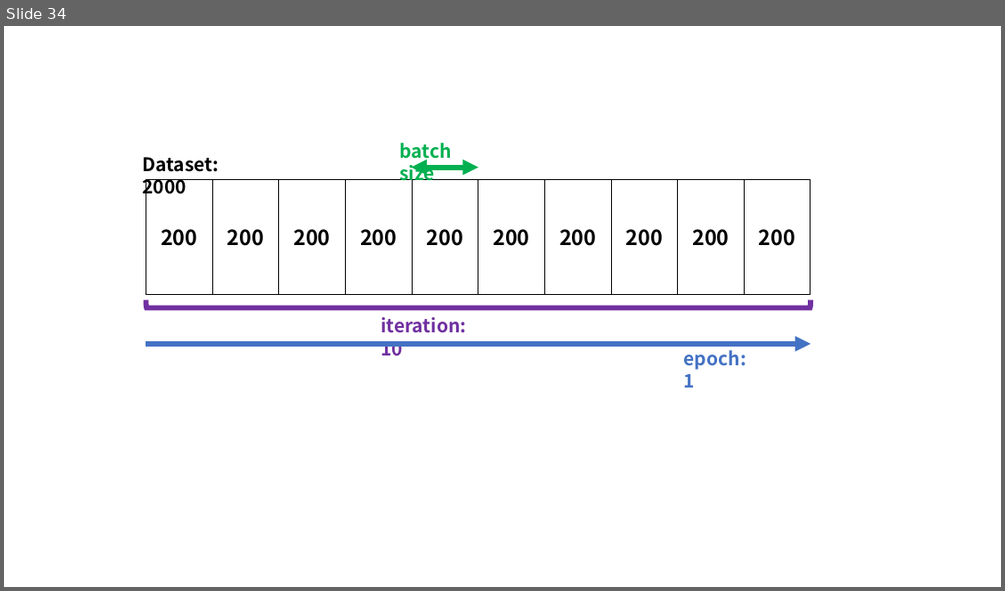
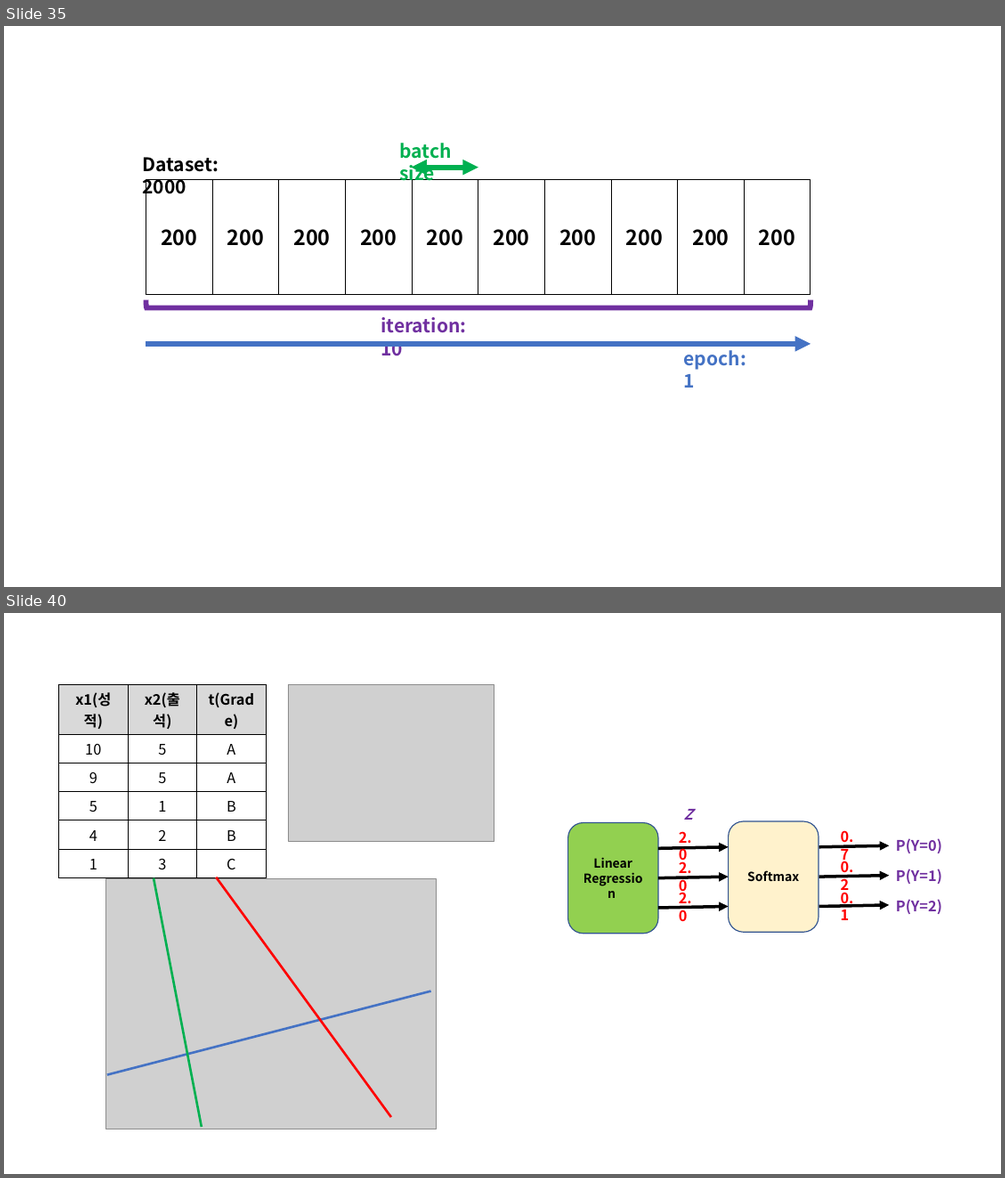
Before and after one commit to doalongwith/Pytorch, a slide deck: Pytorch_Image.pptx. Shown one above the other, each under a label of ours: slide 34 before the commit, slides 35 and 40 after it; the slides between them are not shown. The pictures are 1005x591 and 1005x1178 pixels, drawn with LibreOffice and Linux fonts; fonts in the diff are those of the drawing; grey boxes stand for pictures. Boxes give left, top, right and bottom in pixels: in the first picture for what was removed or moved away, otherwise in the second. Text is boxed around its words. In the diff, an @@ line names an element or a change of style, - is before the commit and + after.

```diff
--- a/Pytorch_Image.pptx
+++ b/Pytorch_Image.pptx
@@ slide 40 added at (4, 613, 1001, 1174), background #FFFFFF @@
@@ table added at (58, 684, 265, 873), 6 rows, 3 columns @@
+x1(성적) | x2(출석) | t(Grade)
+10 | 5 | A
+9 | 5 | A
+5 | 1 | B
+4 | 2 | B
+1 | 3 | C
@@ picture added at (288, 685, 494, 841) @@
@@ rounded rectangle added at (568, 822, 658, 933), fill #92D050, outline #325491 1 pt, 12 pt, text #000000, bold @@
+Linear
+Regression
@@ text added at (684, 809, 693, 819), 14 pt, text #7030A0, bold, italic @@
+Z
@@ rounded rectangle added at (728, 821, 819, 933), fill #FFF2CC, outline #325491 1 pt, 12 pt, text #000000, bold @@
+Softmax
@@ arrow added from (658, 849) to (728, 847), #000000 3 pt @@
@@ text added at (679, 831, 692, 865), 14 pt, text #FF0000, bold @@
+2.0
@@ arrow added from (819, 847) to (890, 845), #000000 3 pt @@
@@ text added at (841, 830, 854, 864), 14 pt, text #FF0000, bold @@
+0.7
@@ text added at (896, 838, 942, 853), 14 pt, text #7030A0, bold @@
+P(Y=0)
@@ picture added at (105, 878, 437, 1128) @@
@@ line added from (154, 877) to (202, 1127), #00B050 2.25 pt @@
@@ line added from (217, 877) to (391, 1117), #FF0000 2.25 pt @@
@@ arrow added from (658, 877) to (728, 877), #000000 3 pt @@
@@ text added at (679, 858, 692, 895), 14 pt, text #FF0000, bold @@
+2.0
@@ arrow added from (819, 877) to (890, 876), #000000 3 pt @@
@@ text added at (841, 858, 854, 895), 14 pt, text #FF0000, bold @@
+0.2
@@ text added at (896, 868, 942, 884), 14 pt, text #7030A0, bold @@
+P(Y=1)
@@ arrow added from (658, 908) to (728, 906), #000000 3 pt @@
@@ text added at (679, 889, 692, 921), 14 pt, text #FF0000, bold @@
+2.0
@@ arrow added from (819, 906) to (890, 905), #000000 3 pt @@
@@ text added at (841, 888, 854, 920), 14 pt, text #FF0000, bold @@
+0.1
@@ text added at (896, 899, 942, 914), 14 pt, text #7030A0, bold @@
+P(Y=2)
@@ line added from (107, 1074) to (431, 990), #4472C4 2.25 pt @@
@@ what was slide 34 is now slide 35 @@
```
Also in this commit, not shown: 2 slides changed, 42 other slides added, 28 other files.
